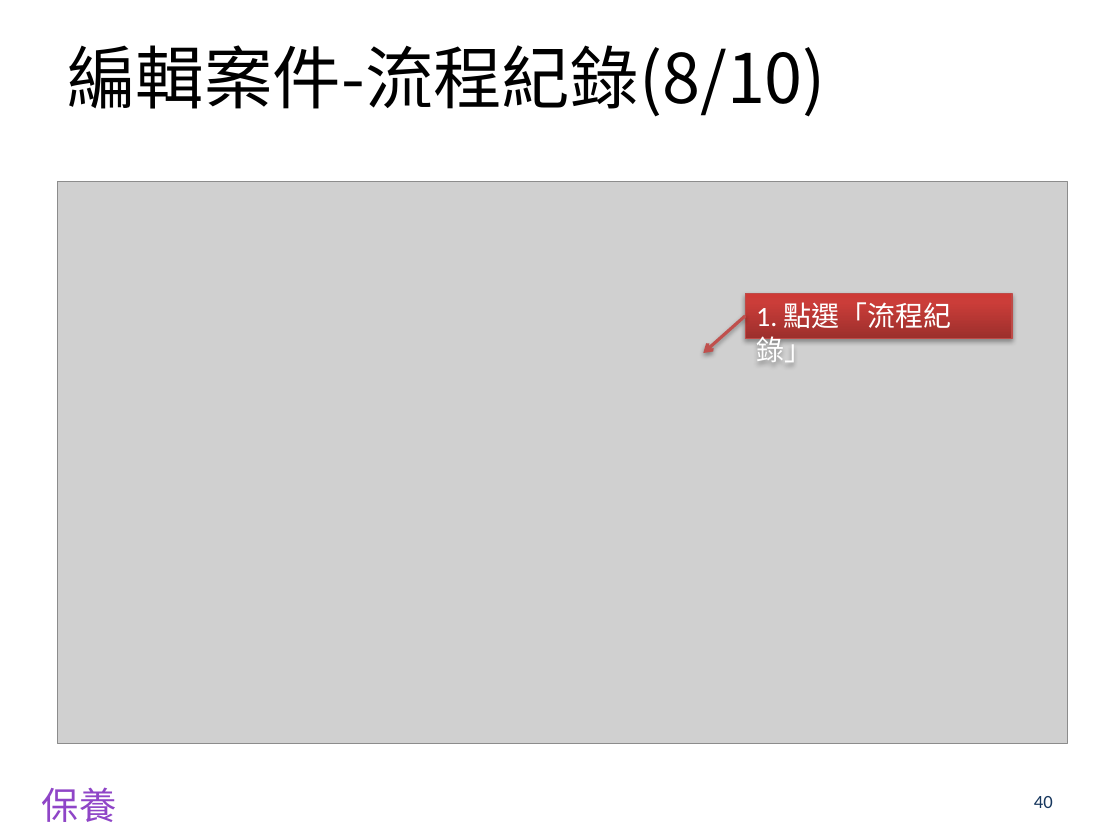
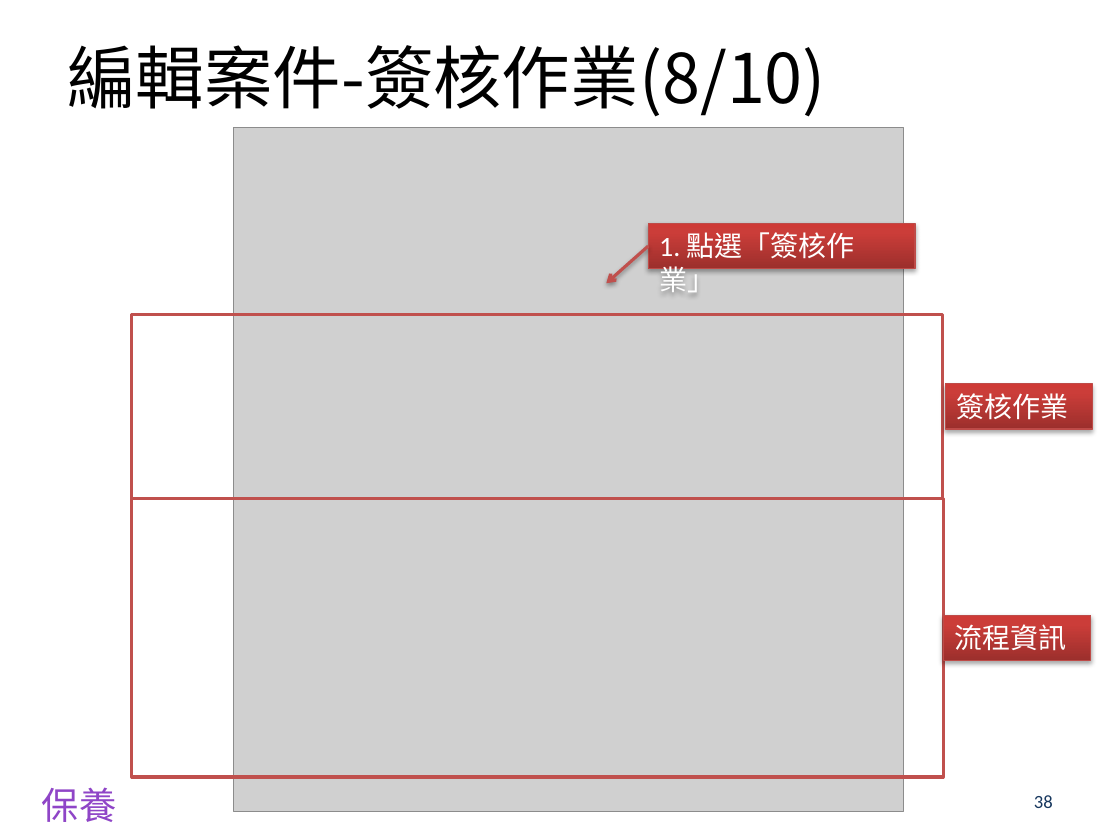
Before and after one commit to airball91327/BMEDSys, a slide deck: slide 38 of EDIS/EDIS/wwwroot/Files/Manual/BMED_EngManual.pptx (slide 40 before the commit). Drawn at 1120x840 pixels with LibreOffice and Linux fonts; fonts in the diff are those of the drawing; grey boxes stand for pictures; background and template pictures are left out. Boxes give left, top, right and bottom in pixels: in the first picture for what was removed or moved away, otherwise in the second. Text is boxed around its words. In the diff, an @@ line names an element or a change of style, - is before the commit and + after.

```diff
--- a/EDIS/EDIS/wwwroot/Files/Manual/BMED_EngManual.pptx
+++ b/EDIS/EDIS/wwwroot/Files/Manual/BMED_EngManual.pptx
@@ title at [67,45,826,117]: text changed @@
-編輯案件-流程紀錄(8/10)
+編輯案件-簽核作業(8/10)
@@ picture: place and size @@
-picture at [57,181,1067,744]
+picture at [234,128,904,811]
@@ rectangle "1. 點選「簽核作業」": place and size @@
-rectangle "1. 點選「簽核作業」" at [745,293,1011,338]
+rectangle "1. 點選「簽核作業」" at [648,224,915,269]
@@ text in rectangle at [659,232,855,292]: text changed @@
-1. 點選「流程紀錄」
+1. 點選「簽核作業」
@@ arrow moved from (745, 316) - (703, 353) to (648, 246) - (606, 283) @@
@@ rectangle added at [131,315,942,500], outline #C0504D 2 pt @@
@@ rectangle added at [945,384,1093,429], fill gradient #9C2F2D to #CB3E3A to #CE3B37, outline #BF4C48 0.75 pt, 18 pt, text #FFFFFF @@
+簽核作業
@@ rectangle added at [132,498,943,776], outline #C0504D 2 pt @@
@@ rectangle added at [943,615,1091,660], fill gradient #9C2F2D to #CB3E3A to #CE3B37, outline #BF4C48 0.75 pt, 18 pt, text #FFFFFF @@
+流程資訊
@@ page number at [1034,795,1053,808]: text changed @@
-40
+38
```
Also in this commit, not shown: 31 other slides changed, 4 slides added, 7 slides removed, 7 other files.
